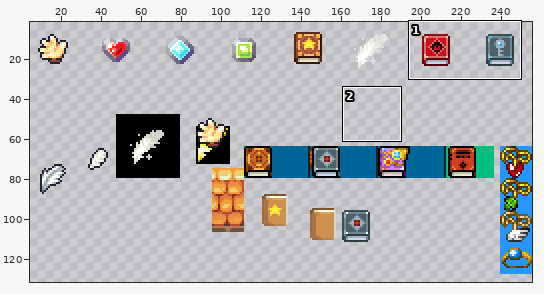
Two versions of one sprite sheet, Leore/Content/items.png. The first picture is a wide view before the edit; the outline marks the close-up.
Close-up. The starting point:
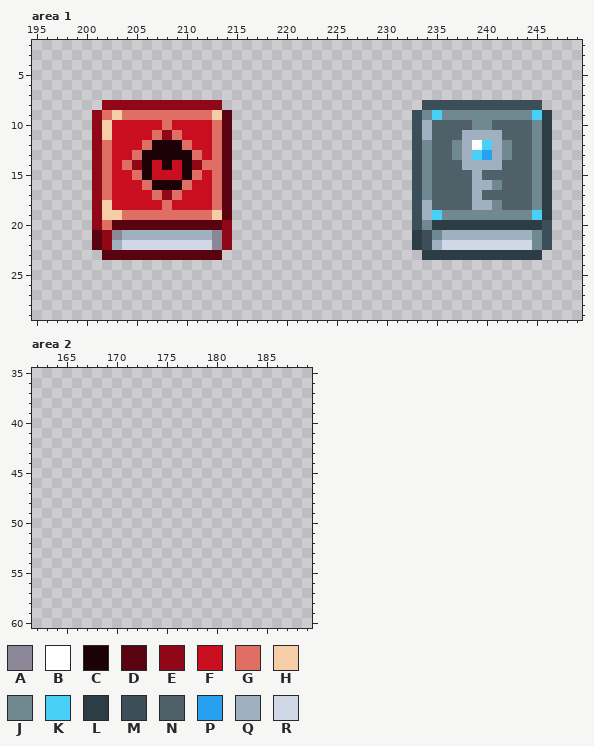
The file is 256x256 pixels. Colours within 5 levels of each other are drawn and written as one. Shown: area 1: x 195..249, y 2..29; area 2: x 162..189, y 35..60. The wide view leaves out empty margins.
Palette (. is transparent): A #8b8797  B #ffffff  C #1c0106  D #590210  E #900717  F #c80e1f  G #df6f64  H #f5cea8  J #708890  K #48d0f8  L #2d3d45  M #3c4e58  N #506068  P #28a0f0  Q #a0b0c0  R #d0d8e8
Pixels before, area 1, first column x 201:
 8 .EEEEEEEEEEEE....................MMMMMMMMMMMM.
 9 EGHGGGGGGGGGHD..................MJKJJJJJJJJJKL
10 EHFFFFFGFFFFGD..................MQNNNNJJNNNNJL
11 EHFFFFGEGFFFGD..................MQNNNQQQQNNNJL
12 EGFFFGCCCGFFGD..................MJNNJQBKQJNNJL
13 EGFFGCCCCCGFGD..................MJNNJQKPQJNNJL
14 EGFGECFCFCEGGD..................MJNNNQQQQNNNJL
15 EGFFGCFFFCGFGD..................MJNNNNQNNNNNJL
16 EGFFFGCCCGFFGD..................MJNNNNQQJNNNJL
17 EGFFFFGEGFFFGD..................MJNNNNQNNNNNJL
18 EHFFFFFGFFFFGD..................MQNNNNQQJNNNJL
19 EHHGGGGGGGGGHD..................MQKJJJJJJJJJKL
20 EGDDDDDDDDDDDE..................MJLLLLLLLLLLLM
21 DEAQQQQQQQQQAE..................LMJQQQQQQQQQJM
22 DEQRRRRRRRRRAE..................LMQRRRRRRRRRJM
23 .DDDDDDDDDDDD....................LLLLLLLLLLLL.
Now the later version:
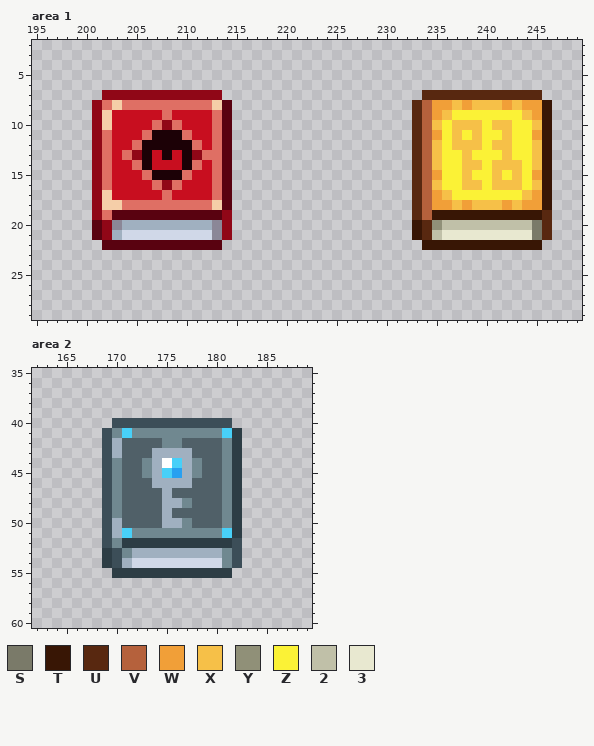
Colours new in this view: S #7a7a69  T #381605  U #582810  V #b5613c  W #f19f38  X #f6c048  Y #909078  Z #fbf236  2 #c0c0a8  3 #e8e8d0
Change:
Changed rows in their new state; - is an unchanged pixel.
Area 1:
first column x 201:
 7 -EEEEEEEEEEEE--------------------UUUUUUUUUUUU-
 8 EGHGGGGGGGGGHD------------------UVWWXWXXXWXWWT
 9 -HFFFFF-FFFFG-------------------UVWXZZZZZZZXWT
10 ------GEG-----------------------UVXZXXXZXXZZXT
11 -G---GCCCG----------------------UVWZXZXZZXZZWT
12 ----GC---CG---------------------UVXZXXXZXXZZXT
13 ---GE-F-F-EG--------------------UVXZZXZZZXZZXT
14 ---FG--F--GF--------------------UVXZZXXZXXXZXT
15 ----FGCCCGF---------------------UVWZZXZZXZXZWT
16 -----FGEGF----------------------UVXZZXXZXXXZXT
17 -H----FGF-----------------------UVWXZZZZZZZXWT
18 --HGGGG-GGGGH-------------------UVWWXWXXXWXWWT
19 -GDDDDDDDDDDDE------------------UVTTTTTTTTTTTU
20 DEAQQQQQQQQQA-------------------TUY222222222SU
21 --QRRRRRRRRR--------------------TU2333333333SU
22 .DDDDDDDDDDDD.------------------.TTTTTTTTTTTT.
23 -............--------------------............-
Area 2:
first column x 169:
40 -MMMMMMMMMMMM-
41 MJKJJJJJJJJJKL
42 MQNNNNJJNNNNJL
43 MQNNNQQQQNNNJL
44 MJNNJQBKQJNNJL
45 MJNNJQKPQJNNJL
46 MJNNNQQQQNNNJL
47 MJNNNNQNNNNNJL
48 MJNNNNQQJNNNJL
49 MJNNNNQNNNNNJL
50 MQNNNNQQJNNNJL
51 MQKJJJJJJJJJKL
52 MJLLLLLLLLLLLM
53 LMJQQQQQQQQQJM
54 LMQRRRRRRRRRJM
55 -LLLLLLLLLLLL-
Where, in picture pixels (left, top, right, bottom), the same in both close-ups:
changed: (92, 90, 232, 260)
changed: (412, 90, 552, 260)
added: (102, 418, 242, 578)
